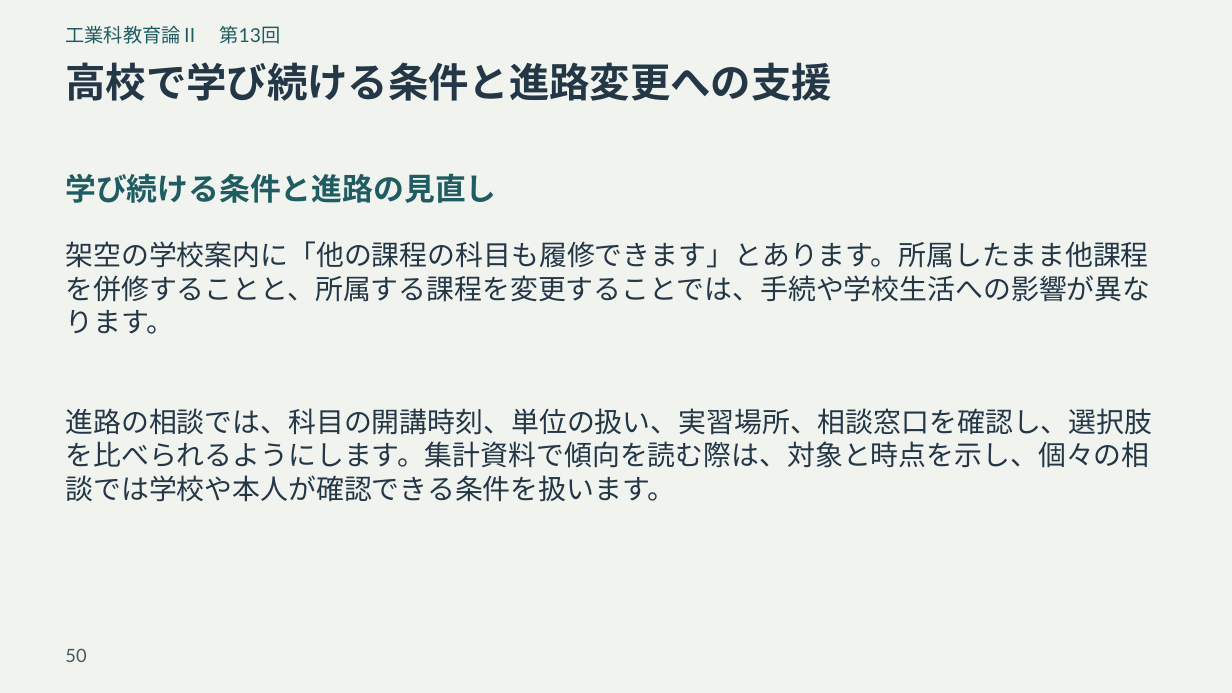
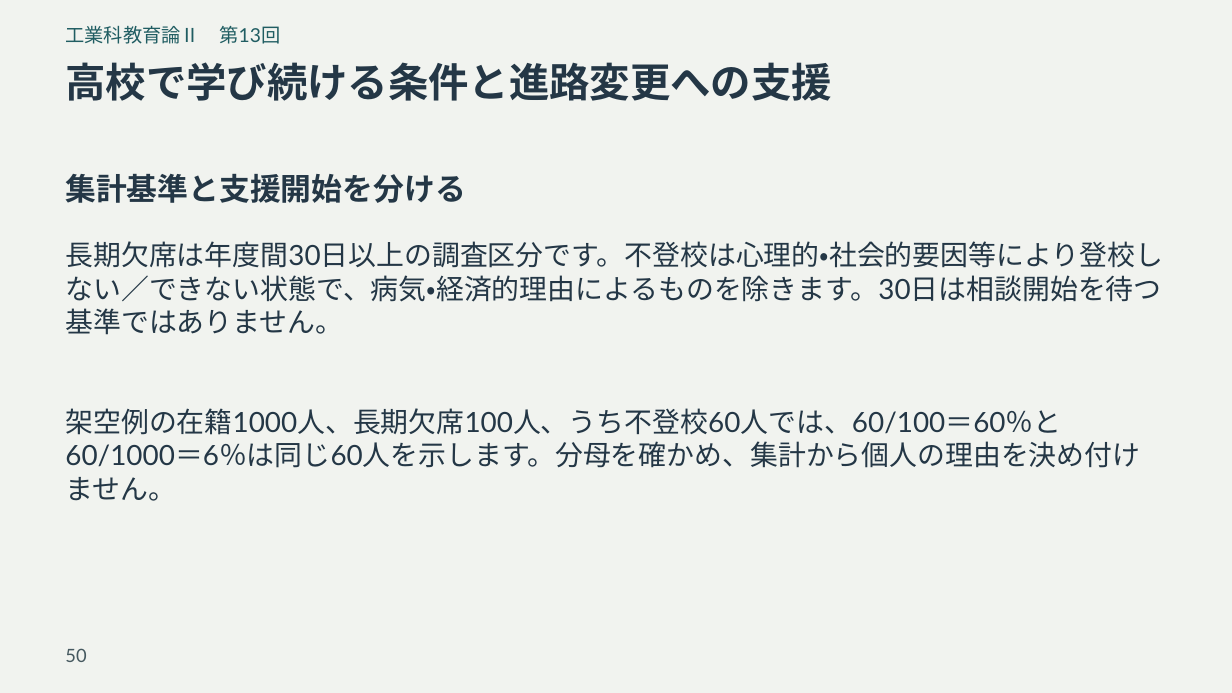
Before and after one commit to zooc-14calbp/industrial-education-ii, a slide deck: slide 50 of reorganized/20261105/expanded/slides.pptx. Drawn at 1232x693 pixels with LibreOffice and Linux fonts; fonts in the diff are those of the drawing. Boxes give left, top, right and bottom in pixels: in the first picture for what was removed or moved away, otherwise in the second. Text is boxed around its words. In the diff, an @@ line names an element or a change of style, - is before the commit and + after.

```diff
--- a/reorganized/20261105/expanded/slides.pptx
+++ b/reorganized/20261105/expanded/slides.pptx
@@ text at bbox=[65, 174, 465, 203]: text changed; text colour #205D62 to #243746 @@
-学び続ける条件と進路の見直し
+集計基準と支援開始を分ける
@@ text at bbox=[65, 241, 1163, 335]: text changed @@
-架空の学校案内に「他の課程の科目も履修できます」とあります。所属したまま他課程を併修することと、所属する課程を変更することでは、手続や学校生活への影響が異なります。
+長期欠席は年度間30日以上の調査区分です。不登校は心理的・社会的要因等により登校しない／できない状態で、病気・経済的理由によるものを除きます。30日は相談開始を待つ基準ではありません。
@@ text at bbox=[65, 408, 1140, 501]: text changed @@
-進路の相談では、科目の開講時刻、単位の扱い、実習場所、相談窓口を確認し、選択肢を比べられるようにします。集計資料で傾向を読む際は、対象と時点を示し、個々の相談では学校や本人が確認できる条件を扱います。
+架空例の在籍1000人、長期欠席100人、うち不登校60人では、60/100＝60％と60/1000＝6％は同じ60人を示します。分母を確かめ、集計から個人の理由を決め付けません。
```
Also in this commit, not shown: 48 other slides changed, 13 other files.
